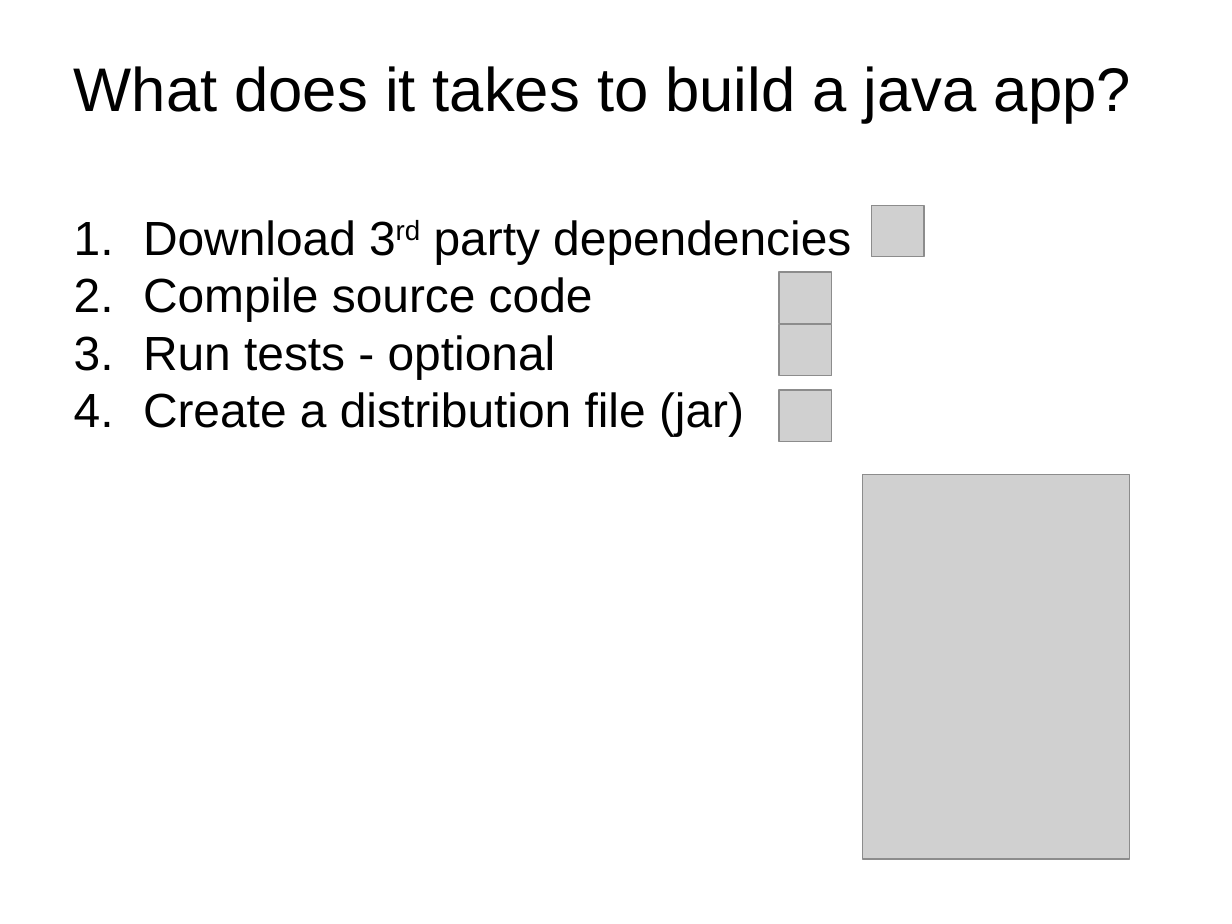
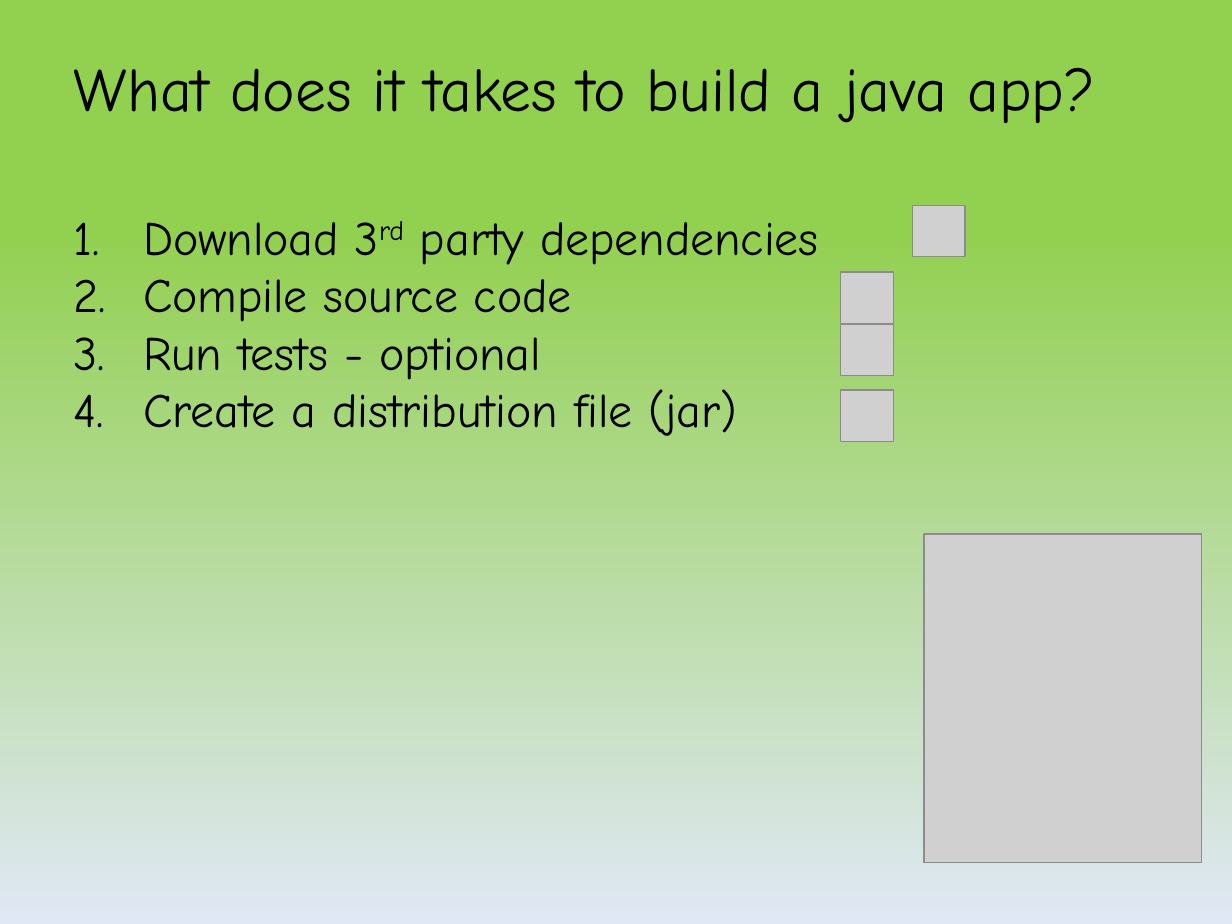
Before and after one commit to kob-aha/gradle-presentation, a slide deck: slide 14 of presentation/Introduction to Gradle.pptx. Drawn at 1232x924 pixels with LibreOffice and Linux fonts; fonts in the diff are those of the drawing; grey boxes stand for pictures; background and template pictures are left out. Boxes give left, top, right and bottom in pixels: in the first picture for what was removed or moved away, otherwise in the second. Text is boxed around its words. In the diff, an @@ line names an element or a change of style, - is before the commit and + after.

```diff
--- a/presentation/Introduction to Gradle.pptx
+++ b/presentation/Introduction to Gradle.pptx
@@ background picture (left out) to gradient #92D050 to #E1E8F5 @@
@@ text "What does it takes to ..." at <box>74,67,1095,123</box>: font Arial to Comic Neue @@
@@ text "Download 3rd party dependencies" at <box>143,222,819,436</box>: font Arial to Comic Neue @@
@@ picture: place and size @@
-picture at <box>871,206,924,257</box>
+picture at <box>913,206,966,257</box>
@@ 3 pictures: place and size @@
-3 pictures at <box>779,272,832,442</box>
+3 pictures at <box>840,272,893,442</box>
@@ picture: place and size @@
-picture at <box>862,474,1130,859</box>
+picture at <box>924,533,1201,862</box>
```
Also in this commit, not shown: 23 other slides changed, 1 other file.
